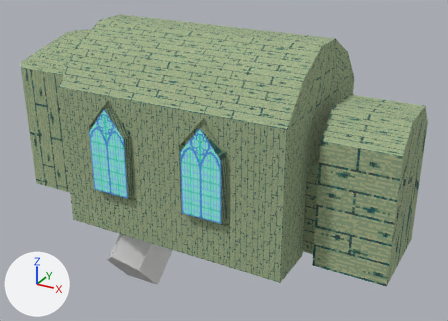
The Blender file 3DAssets/Evironnement/Church.blend: old version first, new version second.
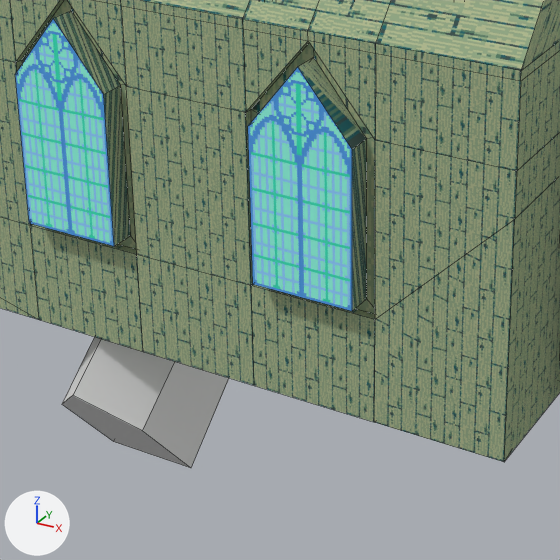
Each version appears first whole from a 50 mm lens placed at (19.5, -30.1, 18.8), pointed at (2.4, 1.0, 3.3), and next in a close-up on the part from 19% to 67% of the width and 32% to 100% of the height. Arrows for +X, +Y and +Z are at lower left; the lights stay in place. The close-ups show mesh edges as thin lines.

The first close-up shows 'Church-col', 'Ray-nx'.
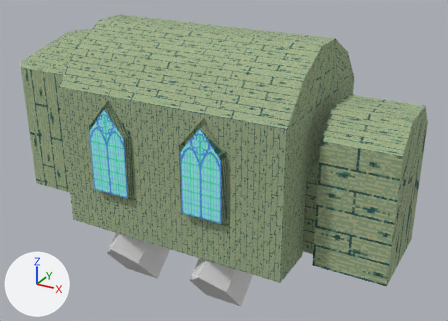
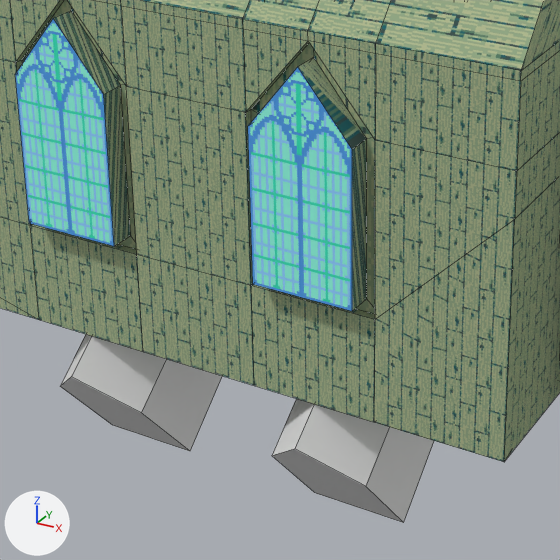
Pixel boxes [x1, y1, x2, y2] of what changed, in the close-ups (560 x 560 px):
'Ray-nx', moved
    before: [62, 337, 229, 468]
    after: [60, 334, 222, 451]
'Ray-nx.001', added
    after: [272, 399, 434, 523]

Edits to the bpy script that builds the scene:
```text
Add mat_res___graphics_shaders_light_ray_tres:
    mat_res___graphics_shaders_light_ray_tres = principled_material('res://Graphics/Shaders/light_ray.tres')
    mat_res___graphics_shaders_light_ray_tres.base_color = (0.8, 0.8, 0.8)  # white #e7e7e7
Add me_plane_002:
    me_plane_002.from_pydata([(-0.3, 5.4, 2.3), (-2.7, 5.4, 2.3), (-2.7, 5.4, 5.9), (-0.3, 5.4, 5.9), (-1.5, 5.4, 7.4), (-0.3, -2.97, -4.53), (-2.7, -2.97, -4.53), (-2.7, -4.83, -2.34), (-0.3, -4.83, -2.34), (-1.5, -5.8, -1.19), (-0.3, 4.8, 2.3), (-2.7, 4.8, 2.3)], [], [(1, 2, 4, 3, 0), (6, 5, 8, 9, 7), (4, 2, 7, 9), (2, 1, 11, 6, 7), (3, 4, 9, 8), (1, 0, 10, 11), (10, 0, 3, 8, 5), (11, 10, 5, 6)])
    me_plane_002.materials.append(mat_res___graphics_shaders_light_ray_tres)  # white #e7e7e7
Change ob_ray_nx:
    ob_ray_nx.location: (0.0, 0.0, 0.0) -> (0.0, 0.0, 0.5)
Add ob_ray_nx_001:
    ob_ray_nx_001 = bpy.data.objects.new('Ray-nx.001', me_plane_002)
    ob_ray_nx_001.location = (6.0, 0.0, 0.5)
```
